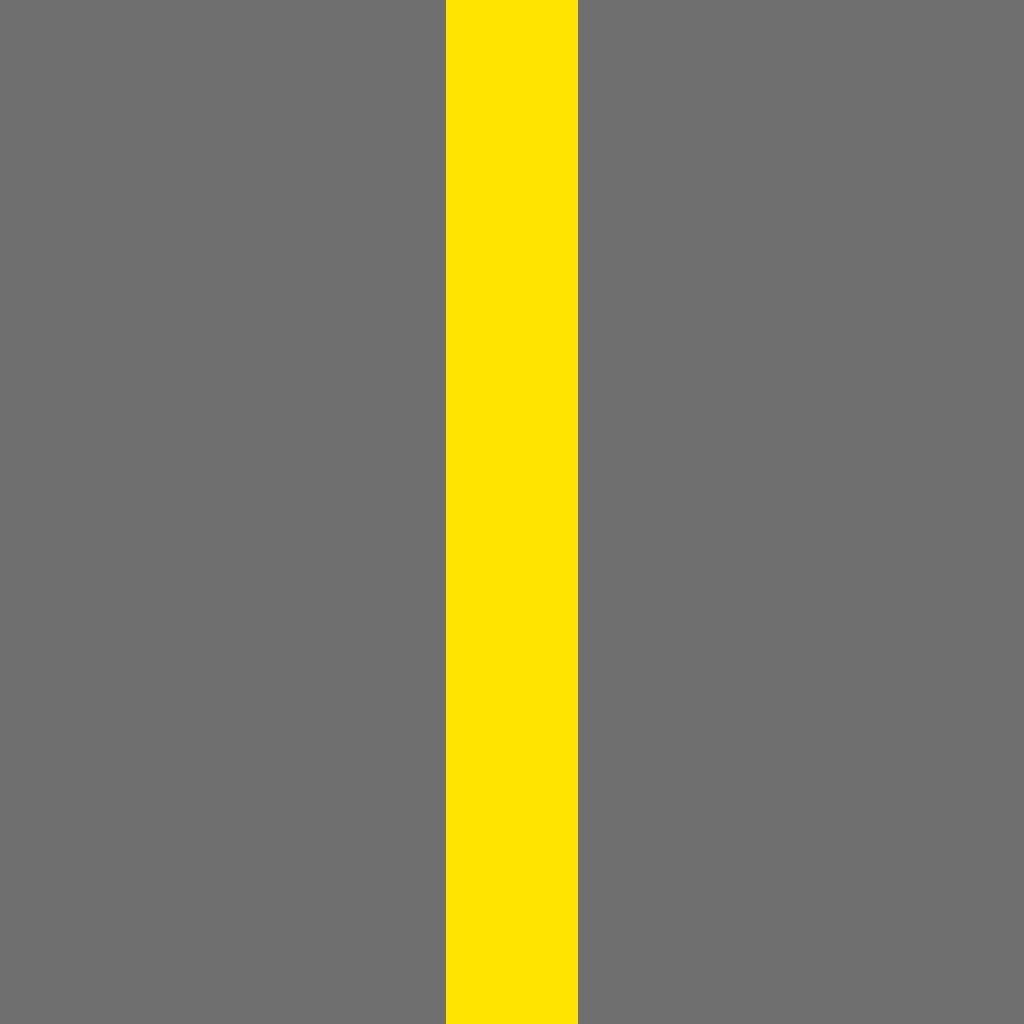
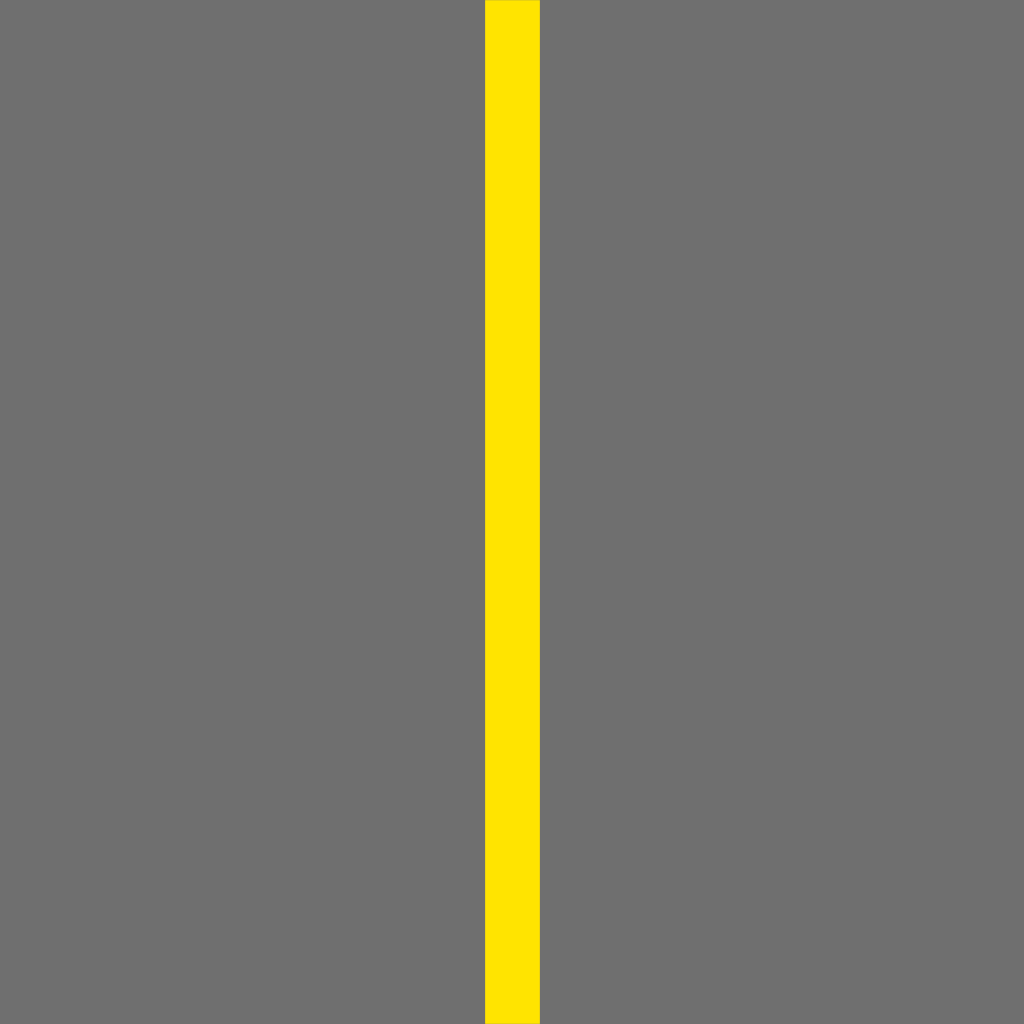
Layer changes from the first 1024×1024 image to the second:
painted on "Line" over [446, 0, 578, 1024]
